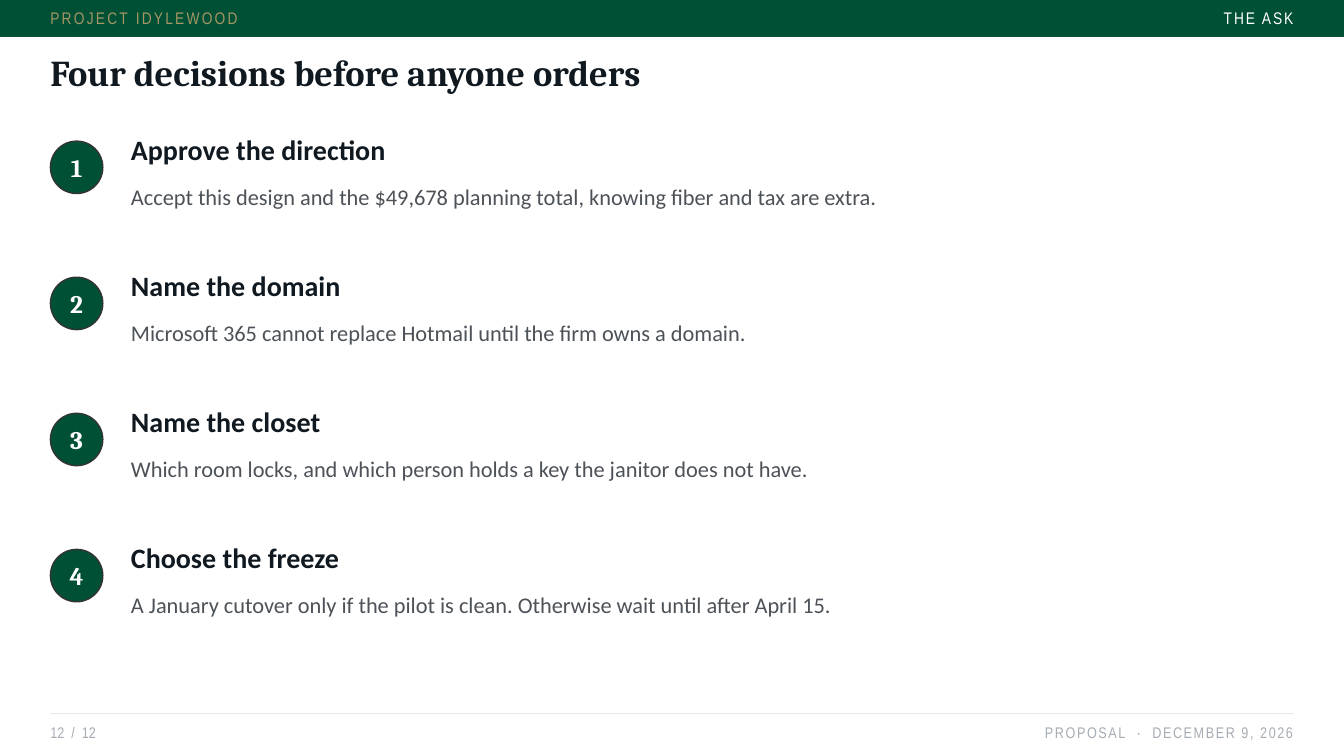
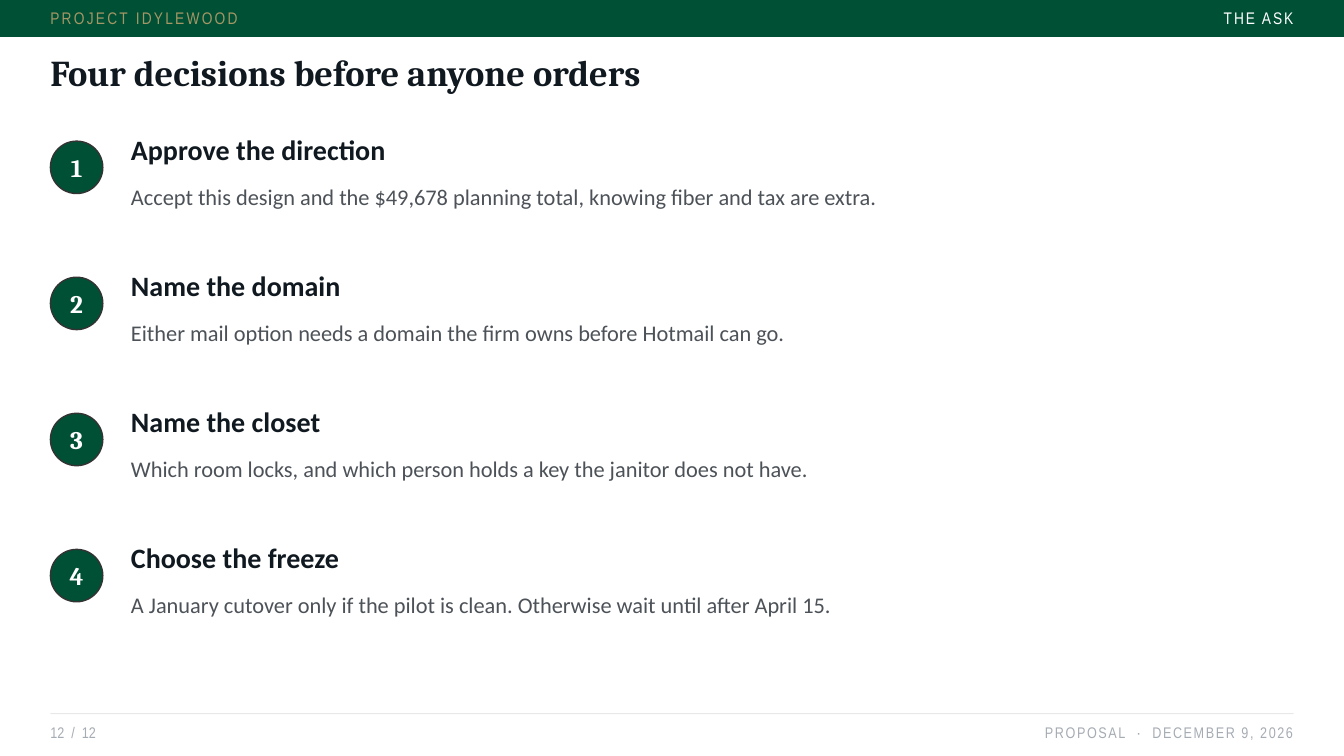
Before and after one commit to jxstjoeii/project-idylewood, a slide deck: slide 12 of slides/Project-Idylewood-Proposal.pptx. Drawn at 1344x756 pixels with LibreOffice and Linux fonts; fonts in the diff are those of the drawing. Boxes give left, top, right and bottom in pixels: in the first picture for what was removed or moved away, otherwise in the second. Text is boxed around its words. In the diff, an @@ line names an element or a change of style, - is before the commit and + after.

```diff
--- a/slides/Project-Idylewood-Proposal.pptx
+++ b/slides/Project-Idylewood-Proposal.pptx
@@ text at (x1=131, y1=325, x2=784, y2=345): text changed @@
-Microsoft 365 cannot replace Hotmail until the firm owns a domain.
+Either mail option needs a domain the firm owns before Hotmail can go.
```
Also in this commit, not shown: 4 other slides changed, 3 other files.
